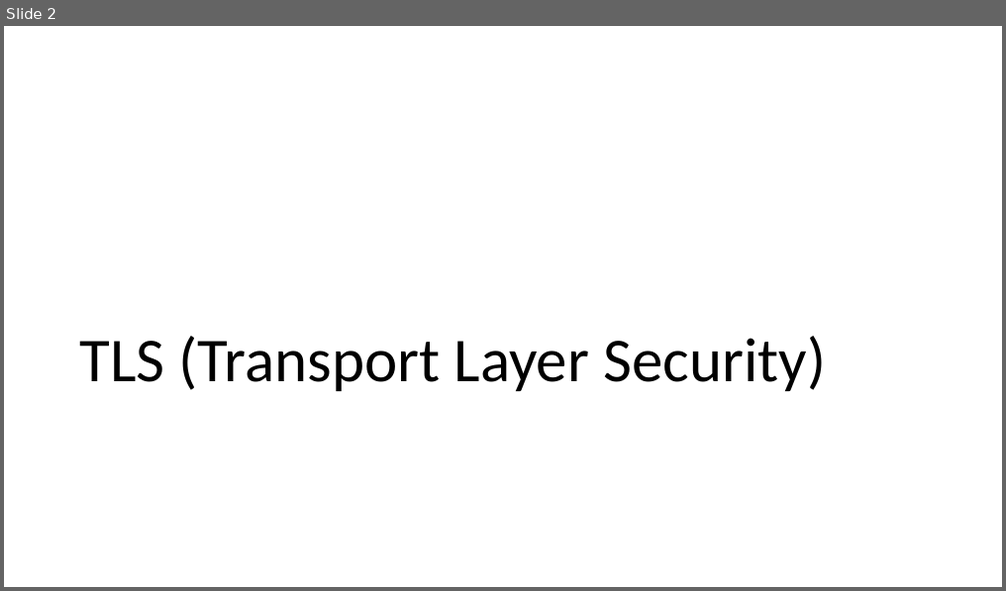
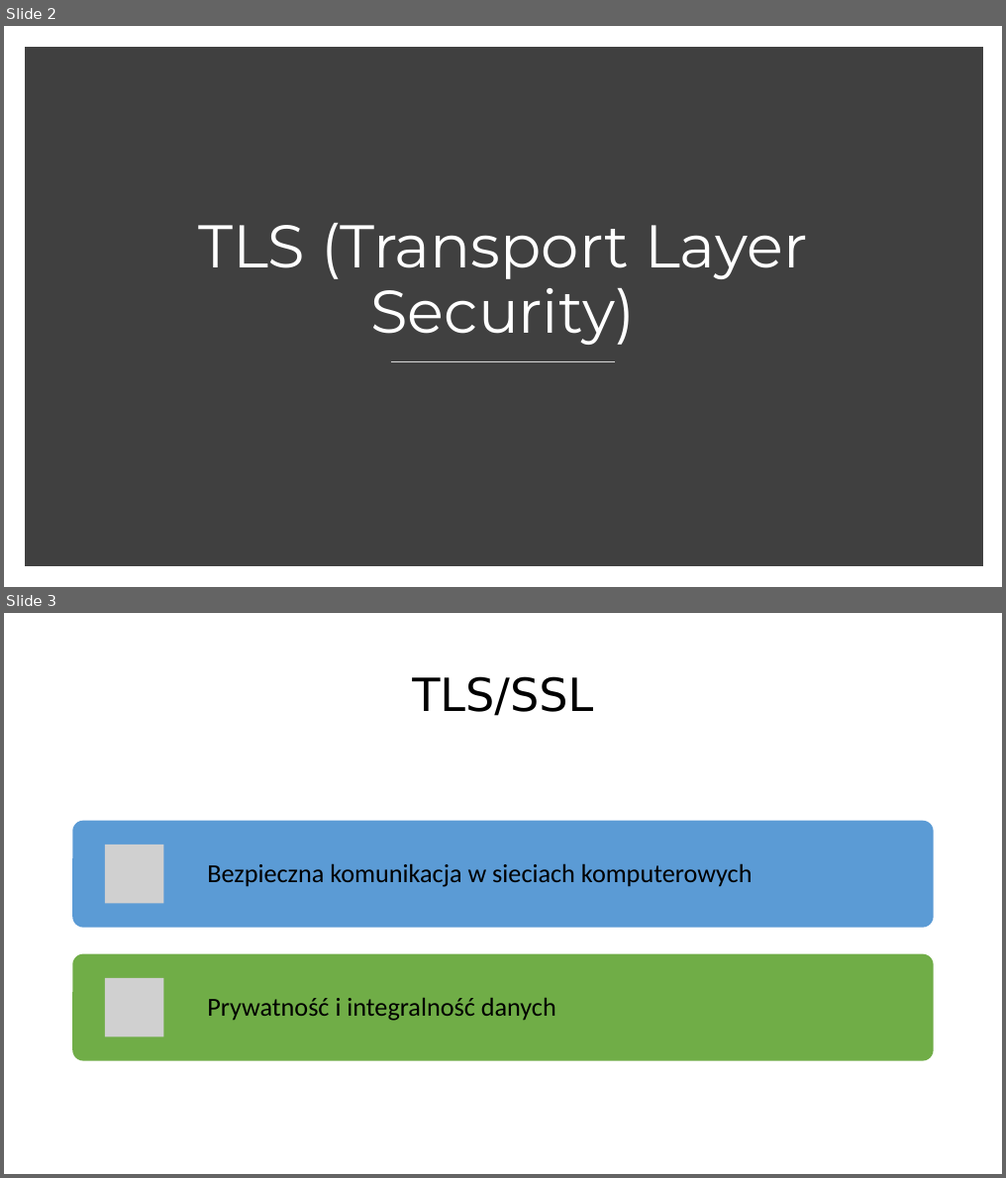
Before and after one commit to oskop123/Trading_Bot, a slide deck: presentation/JPWP.pptx. Shown one above the other, each under a label of ours: slide 2 before the commit, slides 2 and 3 after it. The pictures are 1006x591 and 1006x1178 pixels, drawn with LibreOffice and Linux fonts; fonts in the diff are those of the drawing; grey boxes stand for pictures. Boxes give left, top, right and bottom in pixels: in the first picture for what was removed or moved away, otherwise in the second. Text is boxed around its words. In the diff, an @@ line names an element or a change of style, - is before the commit and + after.

```diff
--- a/presentation/JPWP.pptx
+++ b/presentation/JPWP.pptx
@@ slide 3 added at (x1=4, y1=613, x2=1002, y2=1174), background #FFFFFF @@
@@ title added at (x1=412, y1=676, x2=593, y2=716), 44 pt, text #000000 @@
+TLS/SSL
@@ group added at (x1=73, y1=820, x2=934, y2=1061): 2 rounded rectangles, 2 pictures, 2 texts @@
+Bezpieczna komunikacja w sieciach komputerowych
+Prywatność i integralność danych
@@ slide 2 changed as well @@
@@ rectangle added at (x1=30, y1=52, x2=978, y2=562), fill #404040, outline #404040 10 pt @@
@@ title "TLS (Transport Layer Security)" moved from (x1=79, y1=336, x2=826, y2=391) to (x1=198, y1=223, x2=807, y2=345) @@
@@ title "TLS (Transport Layer Security)" at (x1=198, y1=223, x2=807, y2=345): size 60 to 58 pt, font Calibri to Montserrat, text colour #000000 to #FFFFFF; alignment left to centre @@
@@ line added from (391, 363) to (616, 363), #D9D9D9 1 pt @@
```
Also in this commit, not shown: 13 other slides changed, 6 other slides added, 6 slides removed.
